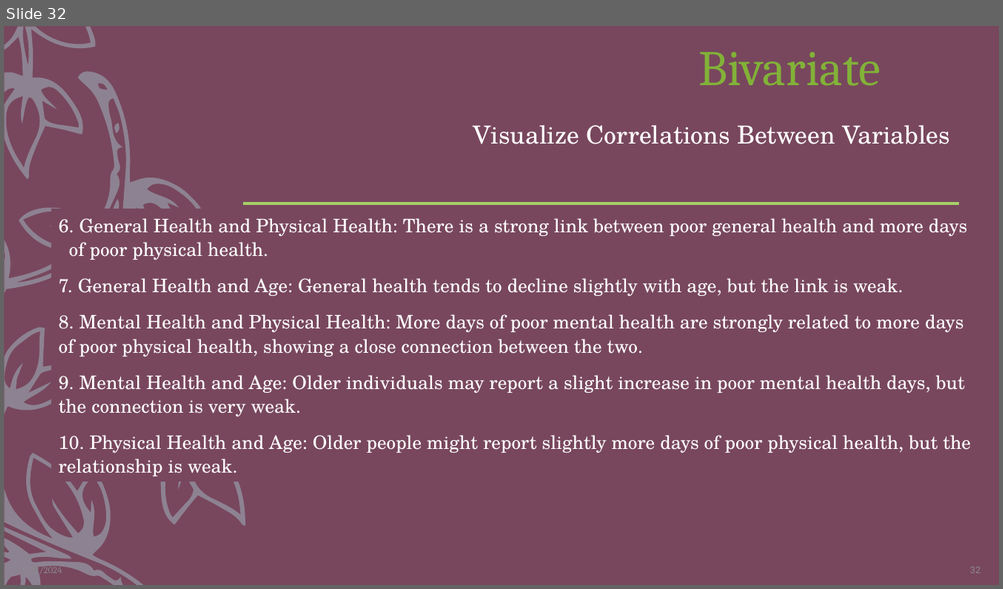
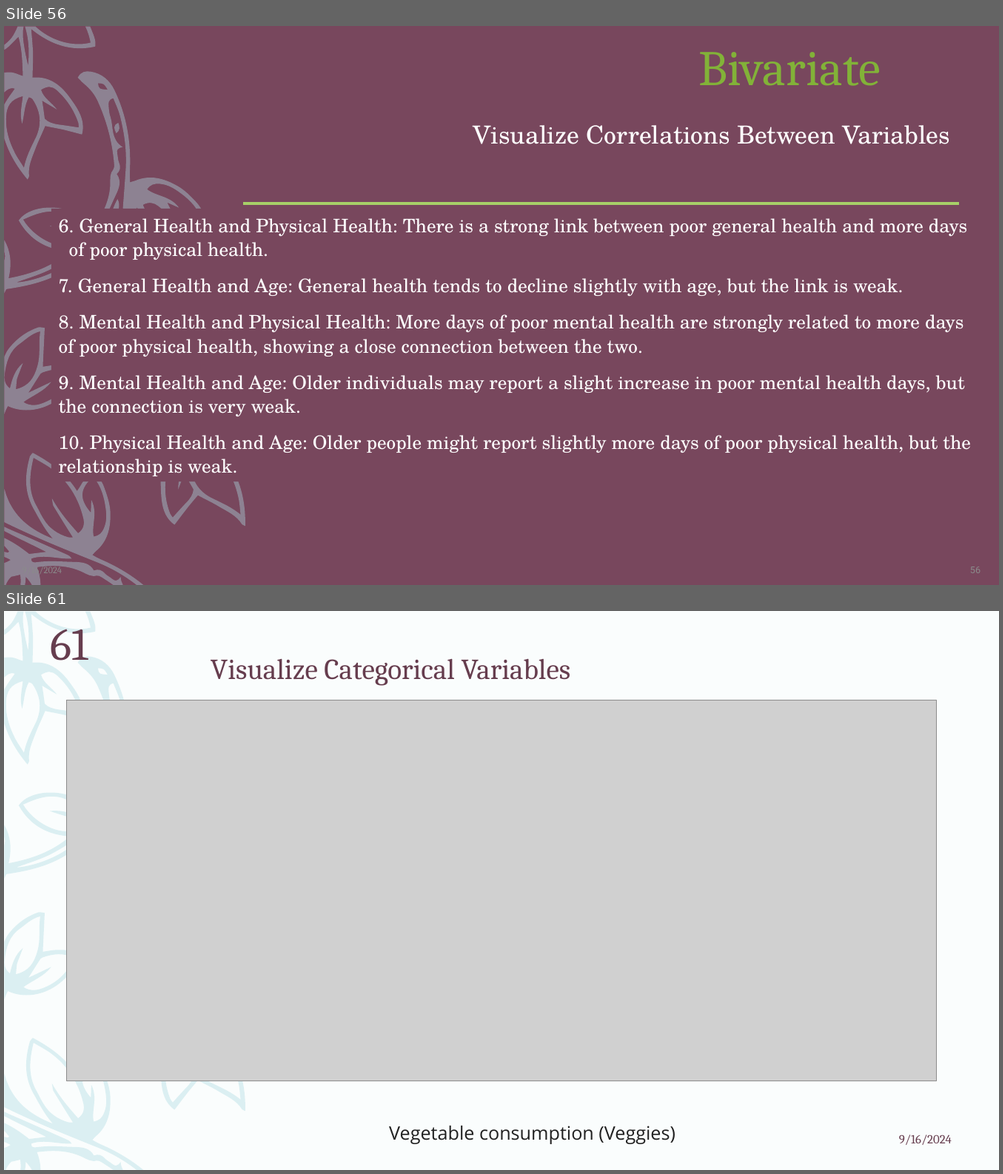
Before and after one commit to ParthiviGaikwad/Anudip, a slide deck: Mentor Mind/Problem Statement.pptx. Shown one above the other, each under a label of ours: slide 32 before the commit, slides 56 and 61 after it; the slides between them are not shown. The pictures are 1003x589 and 1003x1174 pixels, drawn with LibreOffice and Linux fonts; fonts in the diff are those of the drawing; grey boxes stand for pictures. Boxes give left, top, right and bottom in pixels: in the first picture for what was removed or moved away, otherwise in the second. Text is boxed around its words. In the diff, an @@ line names an element or a change of style, - is before the commit and + after.

```diff
--- a/Mentor Mind/Problem Statement.pptx
+++ b/Mentor Mind/Problem Statement.pptx
@@ slide 61 added at bbox=[4, 611, 999, 1170], background #FAFDFD; not listed: 1 template element that a slide beside it also shows @@
@@ page number added at bbox=[51, 629, 88, 661], 44 pt, text #663D4E @@
+61
@@ text added at bbox=[210, 658, 571, 686], 28 pt, text #663D4E @@
+Visualize Categorical Variables
@@ picture added at bbox=[67, 701, 936, 1081] @@
@@ text added at bbox=[389, 1126, 675, 1145], 18 pt, text #212121 @@
+Vegetable consumption (Veggies)
@@ text added at bbox=[899, 1135, 951, 1145], 12 pt, text #663D4E @@
+9/16/2024
@@ what was slide 32 is now slide 56 @@
@@ page number at bbox=[970, 567, 980, 574]: text changed @@
-32
+56
```
Also in this commit, not shown: 30 other slides changed, 54 other slides added, 2 slides removed.
